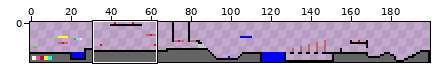
One commit to this sprite sheet: Tadzik/files/maps/mario/map2.png. Above: a wide view before the commit, with the close-up outlined.
Close-up. Old version:
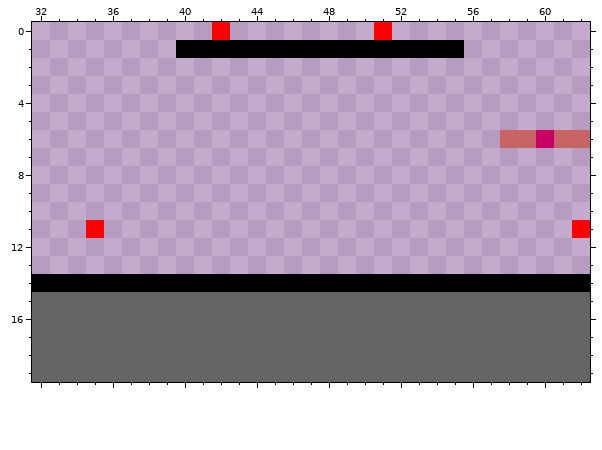
The file is 200x20 pixels. Pixels under 10% opacity are left out. Shown: x 32..62, y 0..19.
And afterwards:
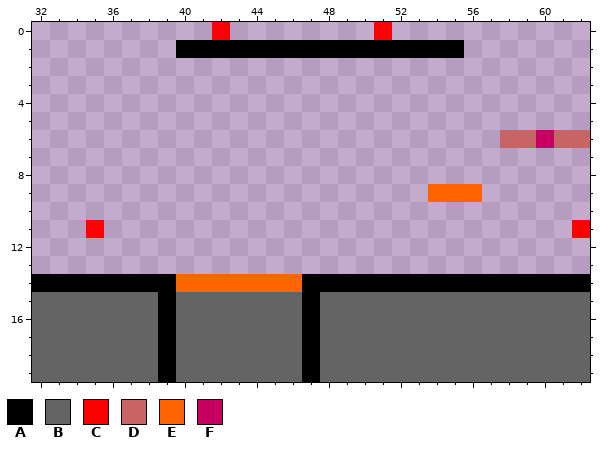
Palette (. is transparent): A #000000  B #646464  C #ff0000  D #c86464  E #ff6400  F #c80064
From old to new:
Colour B becomes colour A in rows 15 to 19 at x 39 and 47.
The author put colour E in row 9 at x 54 to 56.
Colour A becomes colour E in row 14 at x 40 to 46.
Where, in picture pixels (left, top, right, bottom), the same in both close-ups:
added: (428, 184, 482, 202)
changed: (158, 274, 320, 382)
